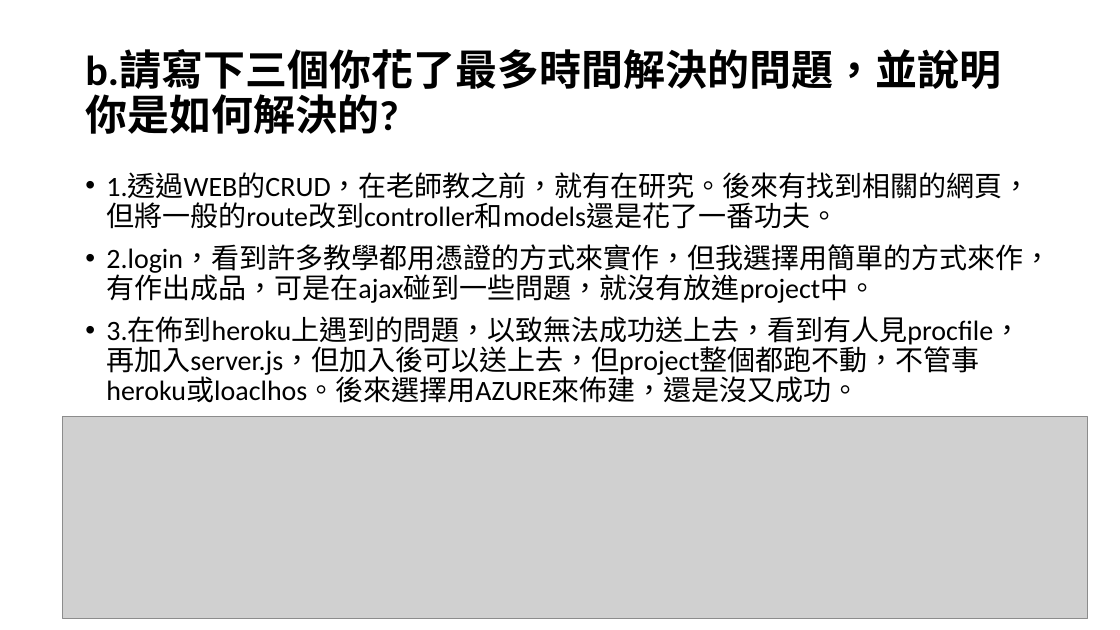
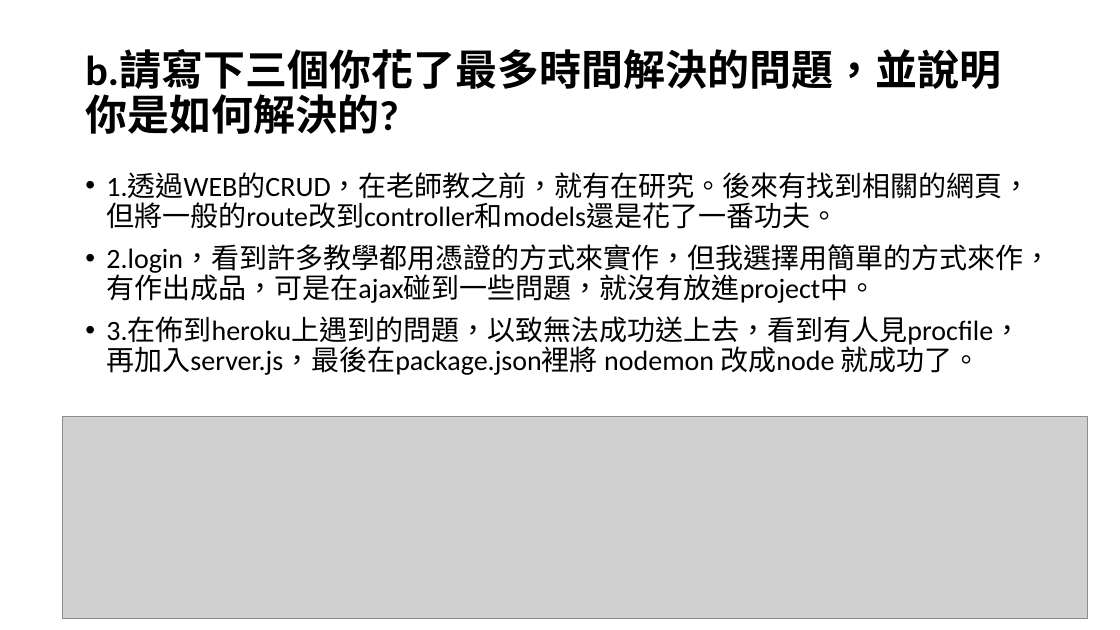
Before and after one commit to 406411461/1092_database_web, a slide deck: slide 3 of 期末驗收/B/G04_吳健碩.pptx. Drawn at 1120x630 pixels with LibreOffice and Linux fonts; fonts in the diff are those of the drawing; grey boxes stand for pictures. Boxes give left, top, right and bottom in pixels: in the first picture for what was removed or moved away, otherwise in the second. Text is boxed around its words. In the diff, an @@ line names an element or a change of style, - is before the commit and + after.

```diff
--- a/期末驗收/B/G04_吳健碩.pptx
+++ b/期末驗收/B/G04_吳健碩.pptx
@@ text at (x1=106, y1=317, x2=1021, y2=375): text changed @@
-• 3.在佈到heroku上遇到的問題，以致無法成功送上去，看到有人見procfile，再加入server.js，但加入後可以送上去，但project整個都跑不動，不管事heroku或loaclhos。後來選擇用AZURE來佈建，還是沒又成功。
+• 3.在佈到heroku上遇到的問題，以致無法成功送上去，看到有人見procfile，再加入server.js，最後在package.json裡將 nodemon 改成node 就成功了。
```
Also in this commit, not shown: 1 other slide changed, 6 other files.
